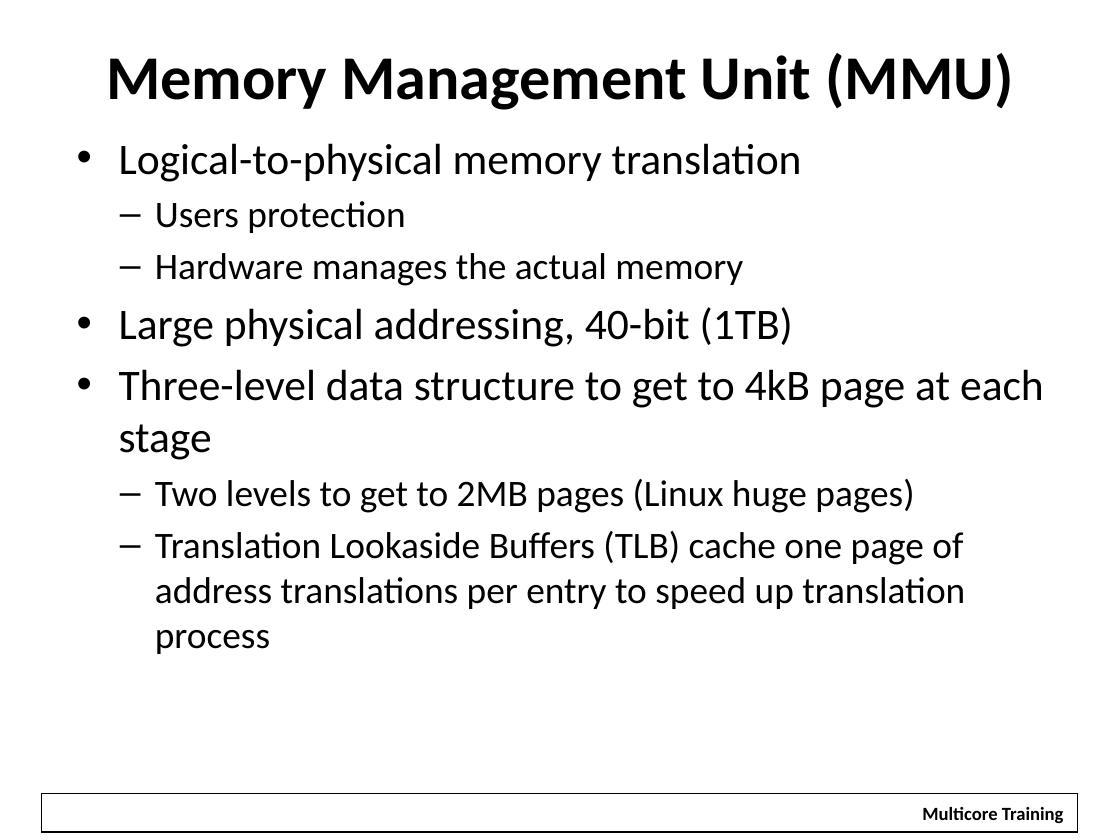
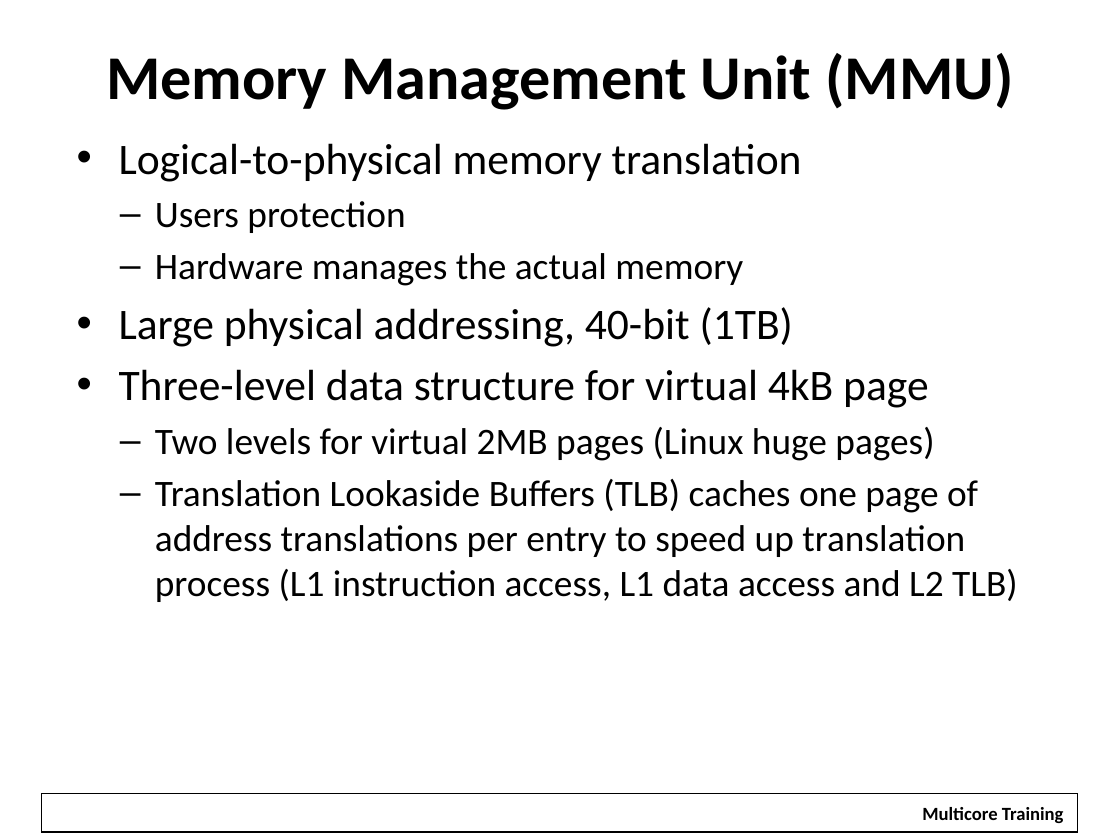
Before and after one commit to hari1989/keystone-workshop, a slide deck: slide 17 of preliminary/Working/presentations/KeyStoneII ARM Overview.pptx (slide 16 before the commit). Drawn at 1120x840 pixels with LibreOffice and Linux fonts; fonts in the diff are those of the drawing; background and template pictures are left out. Boxes give left, top, right and bottom in pixels: in the first picture for what was removed or moved away, otherwise in the second. Text is boxed around its words. In the diff, an @@ line names an element or a change of style, - is before the commit and + after.

```diff
--- a/preliminary/Working/presentations/KeyStoneII ARM Overview.pptx
+++ b/preliminary/Working/presentations/KeyStoneII ARM Overview.pptx
@@ text at (119,369,1017,602): text changed @@
-• Three-level data structure to get to 4kB page at each stage
-  – Two levels to get to 2MB pages (Linux huge pages)
-  – Translation Lookaside Buffers (TLB) cache one page of address translations per entry to speed up translation process
+• Three-level data structure for virtual 4kB page
+  – Two levels for virtual 2MB pages (Linux huge pages)
+  – Translation Lookaside Buffers (TLB) caches one page of address translations per entry to speed up translation process (L1 instruction access, L1 data access and L2 TLB)
```
Also in this commit, not shown: 6 other slides changed, 7 slides added, 1 slide removed.
